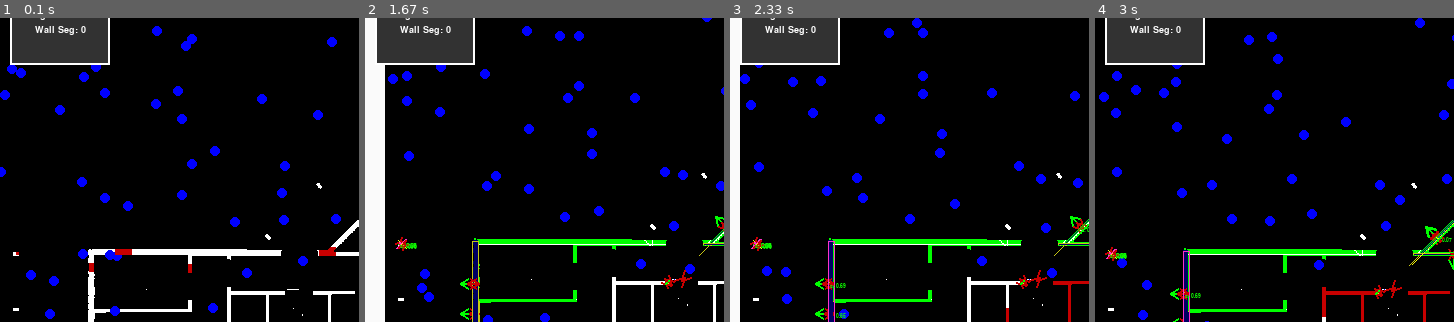
Above: before the commit, frames 1-4 (left to right).
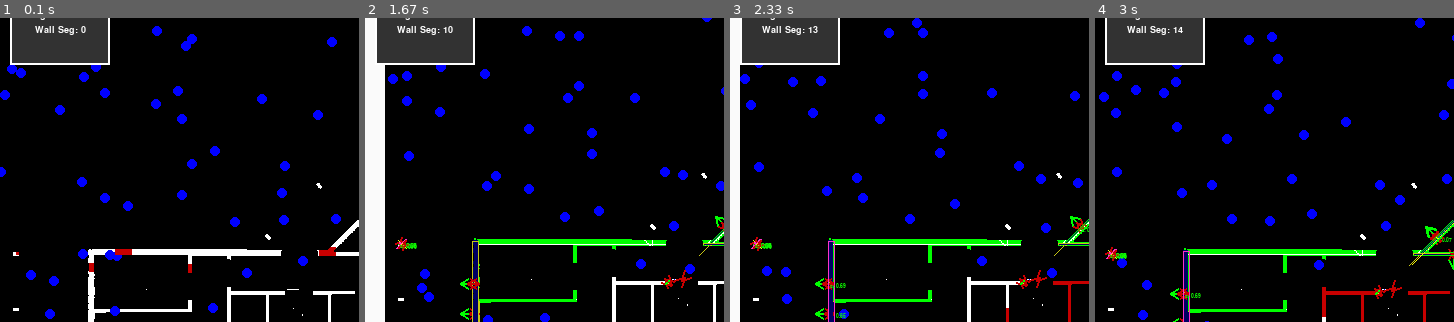
Above: after the commit, the same moments.

Repository: b62303411/house_gen
Game: pygame game, started from main_sim.py
Same seed, same stepped clock (60 frames per second), same inputs: the game is played once before the commit and once after it.
Inputs:
- Up to frame 1 (0.1 s): no input
- Up to frame 2 (1.67 s): hold Right 0.33-0.8 s; hold Up 0.83-1.3 s; hold Right from 1.33 s (still down)
- Up to frame 3 (2.33 s): release Right at 1.8 s; hold Left from 1.83 s (still down)
- Up to frame 4 (3 s): release Left at 2.37 s; hold Down 2.4-2.7 s; hold Left from 2.73 s (still down)
The pictures show only the part of the screen within x 0-50%, y 10-60%; the shares and areas given below are measured in that part.

Frame 1 is identical in both runs. In frame 2, 0.2% of the frame differs, in the area x 8-25%, y 2-6%; in frame 3, 0.2%; in frame 4, 0.2%.

Commit message:
optimized

Diff:
--- a/experiment_floorplan.json
+++ b/experiment_floorplan.json
@@ -1,5 +1,89 @@
 {
-  "nodes": [],
-  "edges": [],
+  "nodes": [
+    {
+      "id": "N1",
+      "x": 21.800000000000004,
+      "y": 19.8
+    },
+    {
+      "id": "N2",
+      "x": 31.625770798638975,
+      "y": 9.694246036807304
+    },
+    {
+      "id": "N3",
+      "x": 29.716666666666665,
+      "y": 12.05
+    },
+    {
+      "id": "N4",
+      "x": 17.823822757733694,
+      "y": 25.723317694345408
+    },
+    {
+      "id": "N5",
+      "x": 19.915650557598337,
+      "y": 22.284349442401655
+    },
+    {
+      "id": "N6",
+      "x": 29.0,
+      "y": 17.333333333333332
+    },
+    {
+      "id": "N7",
+      "x": 23.75,
+      "y": 18.016666666666666
+    },
+    {
+      "id": "N8",
+      "x": 29.0,
+      "y": 3.3333333333333335
+    },
+    {
+      "id": "N9",
+      "x": 40.2,
+      "y": 12.307562534694362
+    },
+    {
+      "id": "N10",
+      "x": 29.0,
+      "y": 12.766666666666667
+    }
+  ],
+  "edges": [
+    {
+      "id": "Ext_4",
+      "start_node": "N3",
+      "end_node": "N7",
+      "wall_type": "exterior",
+      "stud_type": "2x6",
+      "height": 2.7432
+    },
+    {
+      "id": "Ext_15",
+      "start_node": "N6",
+      "end_node": "N8",
+      "wall_type": "exterior",
+      "stud_type": "2x6",
+      "height": 2.7432
+    },
+    {
+      "id": "Ext_16",
+      "start_node": "N3",
+      "end_node": "N7",
+      "wall_type": "exterior",
+      "stud_type": "2x6",
+      "height": 2.7432
+    },
+    {
+      "id": "Ext_26",
+      "start_node": "N6",
+      "end_node": "N8",
+      "wall_type": "exterior",
+      "stud_type": "2x6",
+      "height": 2.7432
+    }
+  ],
   "furnitures": []
 }
--- a/floor_plan_reader/math/collision_box.py
+++ b/floor_plan_reader/math/collision_box.py
@@ -360,6 +360,22 @@
                     pixels.append((x, y))
         return pixels
 
+    def get_center_line(self):
+        """
+        Returns a 2D line segment for the box's center line:
+        segment start (x1, y1), segment end (x2, y2).
+        """
+        direction, _ = self.derive_direction_and_normal()
+        dx, dy = direction  # e.g. (cosθ, sinθ)
+        half_len = self.length / 2.0
+
+        cx, cy = self.center_x, self.center_y
+        x1 = cx - dx * half_len
+        y1 = cy - dy * half_len
+        x2 = cx + dx * half_len
+        y2 = cy + dy * half_len
+
+        return (x1, y1), (x2, y2)
     def to_decimal(self, value):
         x = Decimal(value[0])
         y = Decimal(value[1])
--- a/floor_plan_reader/mushroom_agent.py
+++ b/floor_plan_reader/mushroom_agent.py
@@ -105,7 +105,7 @@
 
         dx = lm - lm_d
         dy = rm - rm_d
-        print(f"dx:{dx} dy:{dy}")
+        logging.debug(f"dx:{dx} dy:{dy}")
 
     def process_state(self):
         if self.state == "ray_trace":
--- a/floor_plan_reader/simulation.py
+++ b/floor_plan_reader/simulation.py
@@ -11,6 +11,7 @@
 from floor_plan_reader.json_writer import JsonWriter
 from floor_plan_reader.mushroom_agent import Mushroom
 from floor_plan_reader.simulation_view import SimulationView
+from floor_plan_reader.wall_segment import WallSegment
 from floor_plan_reader.world_factory import WorldFactory
 from pygame import font
 
@@ -100,6 +101,8 @@
             agent = self.world.candidates.popleft()
             if isinstance(agent, Mushroom):
                 self.world.walls.add(agent)
+            if isinstance(agent, WallSegment):
+                self.world.wall_segments.add(agent)
             self.world.agents.add(agent)
 
     def init_world(self, image_path_filtered, threshold=200):
--- a/floor_plan_reader/wall_segment.py
+++ b/floor_plan_reader/wall_segment.py
@@ -23,7 +23,7 @@
 
 class WallSegment(Agent):
 
-    def __init__(self, id,world):
+    def __init__(self, id, world):
         super().__init__(id)
         self.world = world
         self.scores = set()
@@ -34,7 +34,9 @@
         font.init()
         self.f = font.Font(None, 8)
         self.openings = set()
-
+        self.nodes = set()
+    def add_node(self,node):
+        self.nodes.add(node)
     def set_collision_box(self, cb):
         if isinstance(cb, CollisionBox):
             self.collision_box = cb.copy()
@@ -52,14 +54,15 @@
                 return True
         return False
 
-
-    def set_position(self,x,y):
-        self.collision_box.set_position(x,y)
+    def set_position(self, x, y):
+        self.collision_box.set_position(x, y)
 
     def calculate_if_external(self):
         pass
+
     def calculate_openings(self):
         pass
+
     def negotiate_phase(self):
         cb = None
         for p in self.parts:
@@ -74,7 +77,7 @@
 
     def process_state(self):
 
-        wrongs =[]
+        wrongs = []
         if self.state == "error":
             for n in self.parts:
                 for i in self.parts:
@@ -85,11 +88,11 @@
             self.negotiate_phase()
             error = False
             for n in self.parts:
-                if self.collision_box.width > 2*n.collision_box.width or self.collision_box.width > 100:
-                    error=True
+                if self.collision_box.width > 2 * n.collision_box.width or self.collision_box.width > 100:
+                    error = True
                     break
             if error:
-                self.state="error"
+                self.state = "error"
             else:
                 self.state = "normalize"
         elif self.state == "normalize":
@@ -111,6 +114,7 @@
         for p in self.parts:
             width = min(width, p.collision_box.width)
         self.collision_box.width = width
+
         def dot(px, py, qx, qy):
             """Dot product of 2D vectors (px,py) · (qx,qy)."""
             return px * qx + py * qy
@@ -187,7 +191,6 @@
             cbox.corners = None
             cbox.calculate_corners()
 
-
     def corners(self):
         return self.collision_box.calculate_corners()
 
@@ -200,7 +203,7 @@
             colour = (255, 50, 200)
         else:
             colour = (255, 0, 200)
-        if self.state=="error":
+        if self.state == "error":
             colour = (255, 0, 0)
         corners = self.corners()
         corners_ = []
